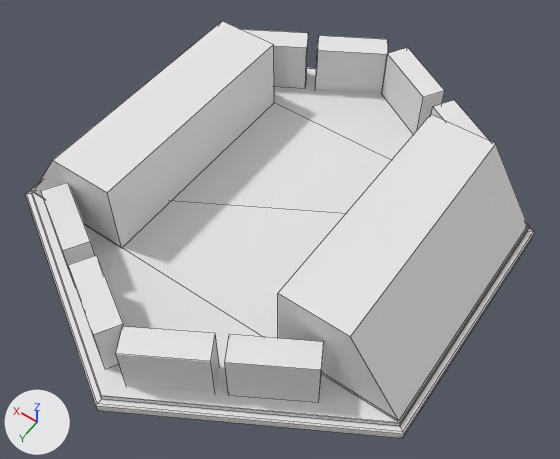
The OBJ model EnterTheVoid/Content/Models/armour.obj, before and after one commit.
Rendered twice from a 50 mm camera at (-1.134, 1.554, 2.387) aimed at (-0.091, 0.093, 0.091). The axes (+X, +Y, +Z) are drawn at lower left. The lights are the same throughout. Mesh edges are drawn as thin lines. Where no turn or scale is listed for an object, it has been applied to the vertices.
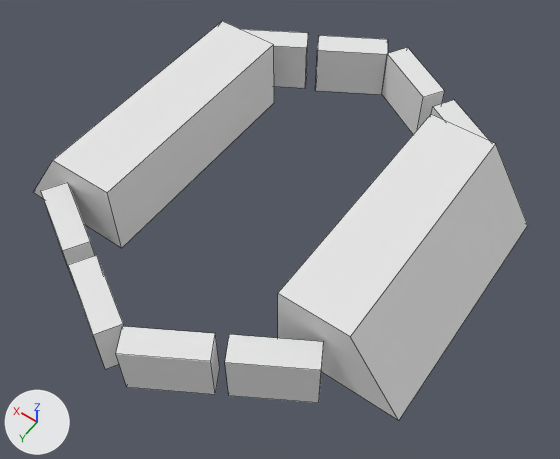
Boxes [x1, y1, x2, y2] around the edits, measured in the pictures (560 x 459 px):
'Circle.002_Circle.004', deleted: before [25, 67, 535, 438]

The change, as a list of edits to the scene's bpy script:
```text
Remove ob_circle_002_circle_004:
    ob_circle_002_circle_004 = bpy.data.objects.new('Circle.002_Circle.004', me_circle_002_circle_004)
    ob_circle_002_circle_004.location = (0.0, 0.0, 0.0)
```
